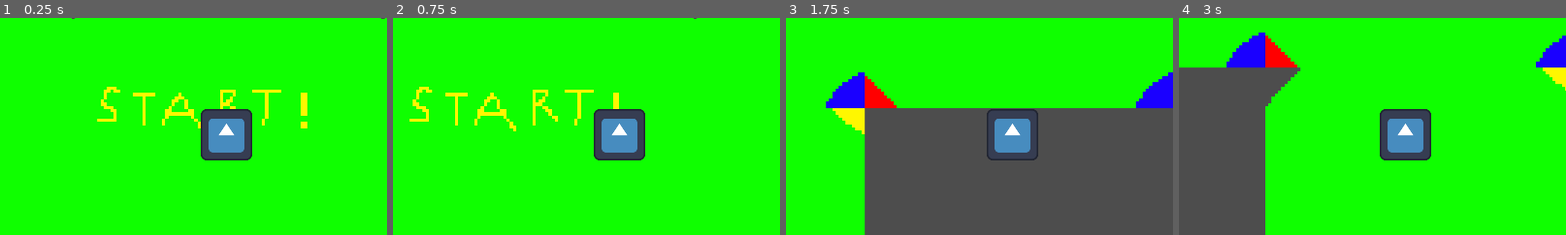
Above: before the commit, frames 1-4 (left to right).
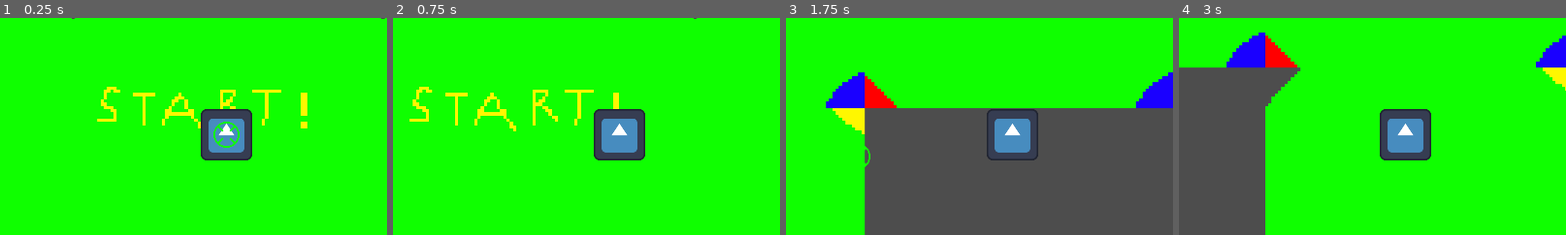
Above: after the commit, the same moments.

Repository: yourboykyle/final-game-project
Game: Godot game, scene res://Main.tscn
Same seed, same stepped clock (60 frames per second), same inputs: the game is played once before the commit and once after it. The engine's default icon, where the game draws it, is replaced by a stand-in: a white triangle on a blue panel in a dark square.
Inputs (mouse positions are % of the whole screen's width and height, from its top left):
- Up to frame 1 (0.25 s): no input
- Up to frame 2 (0.75 s): tap Enter at 0.5 s; move the mouse to (72, 45) at 0.52 s; hold D (move_right) from 0.53 s (still down)
- Up to frame 3 (1.75 s): move the mouse to (30, 55) at 1.27 s; release D (move_right) at 1.28 s; hold S (move_down) from 1.28 s (still down)
- Up to frame 4 (3 s): move the mouse to (60, 28) at 2.02 s; release S (move_down) at 2.03 s; hold D (move_right) 2.03-2.78 s; move the mouse to (45, 70) at 2.77 s; hold W (move_up) from 2.78 s (still down)
The pictures show only the part of the screen within x 21-71%, y 23-73%; the shares and areas given below are measured in that part.

The runs differ from the first frame. In frame 1, 0.3% of the frame differs, in the area x 55-62%, y 47-60%; in frame 2, nothing differs; in frame 3, less than 0.1%; in frame 4, nothing differs.

Commit message:
Added working crosshair

Diff:
--- a/Main.tscn
+++ b/Main.tscn
@@ -3,6 +3,7 @@
 [ext_resource type="Script" uid="uid://c4lk6gg77u8k8" path="res://scripts/DungeonGenerator.gd" id="1_glv2v"]
 [ext_resource type="Script" uid="uid://1jrnoabrsjjh" path="res://Main.gd" id="1_r0du0"]
 [ext_resource type="PackedScene" uid="uid://cogac7gp67q5t" path="res://entities/Player.tscn" id="2_uu6xs"]
+[ext_resource type="PackedScene" uid="uid://cipl0eoyasmb2" path="res://entities/Crosshair.tscn" id="4_cm0pq"]
 
 [node name="Main" type="Node2D" unique_id=1546933838]
 script = ExtResource("1_r0du0")
@@ -13,3 +14,7 @@
 [node name="DungeonContainer" type="Node2D" parent="." unique_id=586539347]
 
 [node name="Player" parent="." unique_id=1945325549 instance=ExtResource("2_uu6xs")]
+
+[node name="Crosshair" parent="." unique_id=1871775000 instance=ExtResource("4_cm0pq")]
+z_index = 2
+scale = Vector2(2, 2)
--- /dev/null
+++ b/entities/Crosshair.tscn
@@ -0,0 +1,10 @@
+[gd_scene format=3 uid="uid://cipl0eoyasmb2"]
+
+[ext_resource type="Script" uid="uid://bnn4mak72orc" path="res://entities/scripts/Crosshair.gd" id="1_vilce"]
+[ext_resource type="Texture2D" uid="uid://cek25etth4lbv" path="res://assets/sprites/crosshair.png" id="2_acqr5"]
+
+[node name="Crosshair" type="Node2D" unique_id=1871775000]
+script = ExtResource("1_vilce")
+
+[node name="Sprite2D" type="Sprite2D" parent="." unique_id=1548771273]
+texture = ExtResource("2_acqr5")
--- /dev/null
+++ b/entities/scripts/Crosshair.gd
@@ -0,0 +1,4 @@
+extends Node2D
+
+func _process(delta):
+	position = get_global_mouse_position()
--- a/items/Weapons/BaseGun.tscn
+++ b/items/Weapons/BaseGun.tscn
@@ -1,6 +1,6 @@
 [gd_scene format=3 uid="uid://8j34515jhvuj"]
 
-[ext_resource type="Script" uid="uid://cj3w28pobqhko" path="res://items/scripts/base_gun.gd" id="1_15i37"]
+[ext_resource type="Script" uid="uid://cj3w28pobqhko" path="res://items/scripts/BaseGun.gd" id="1_15i37"]
 [ext_resource type="Texture2D" uid="uid://b7dc0fos30obv" path="res://assets/sprites/basegun.png" id="2_y2q1l"]
 
 [node name="BaseGun" type="Node2D" unique_id=464835153]
--- a/items/scripts/Equipable.gd
+++ /dev/null
@@ -1,2 +0,0 @@
-class_name Equipable extends Item
-#superclass for equipable items
--- /dev/null
+++ b/items/scripts/Equippable.gd
@@ -0,0 +1,2 @@
+class_name Equippable extends Item
+#superclass for equipable items
--- a/items/scripts/Weapon.gd
+++ b/items/scripts/Weapon.gd
@@ -1,2 +1,2 @@
-class_name Weapon extends Equipable
+class_name Weapon extends Equippable
 #super class for all weapons
--- a/rooms/StartRoom.tscn
+++ b/rooms/StartRoom.tscn
@@ -2,9 +2,20 @@
 
 [ext_resource type="PackedScene" uid="uid://bbrsvqe0p684n" path="res://rooms/RoomBase.tscn" id="1_inibl"]
 [ext_resource type="Script" uid="uid://6qgmimp412wo" path="res://rooms/scripts/StartRoom.gd" id="2_8abtj"]
+
+[sub_resource type="CircleShape2D" id="CircleShape2D_8abtj"]
 
 [node name="RoomBase" unique_id=1536920797 instance=ExtResource("1_inibl")]
 script = ExtResource("2_8abtj")
 
 [node name="RoomTiles" parent="." index="0" unique_id=1666385137]
 tile_map_data = PackedByteArray("AAAOACIAAAADAAAAAAANACIAAAADAAAAAAANACEAAAADAAAAAAAMACEAAAADAAAAAAALACEAAAADAAAAAAALAC …(2160 unchanged characters)…
+
+[node name="ExtractionZone" type="Area2D" parent="." index="3" unique_id=1532092742]
+position = Vector2(384, 384)
+
+[node name="ExtractionZoneCollision" type="CollisionShape2D" parent="ExtractionZone" index="0" unique_id=1638784974]
+scale = Vector2(22, 22)
+shape = SubResource("CircleShape2D_8abtj")
+
+[node name="Sprite2D" type="Sprite2D" parent="ExtractionZone" index="1" unique_id=332394863]
Binary file added: assets/sprites/crosshair.png
Not shown, added: assets/sprites/crosshair.png.import
Not shown, added: entities/scripts/Crosshair.gd.uid
Renamed: items/scripts/base_gun.gd -> items/scripts/BaseGun.gd
Renamed: items/scripts/base_gun.gd.uid -> items/scripts/BaseGun.gd.uid
Renamed: items/scripts/Equipable.gd.uid -> items/scripts/Equippable.gd.uid
